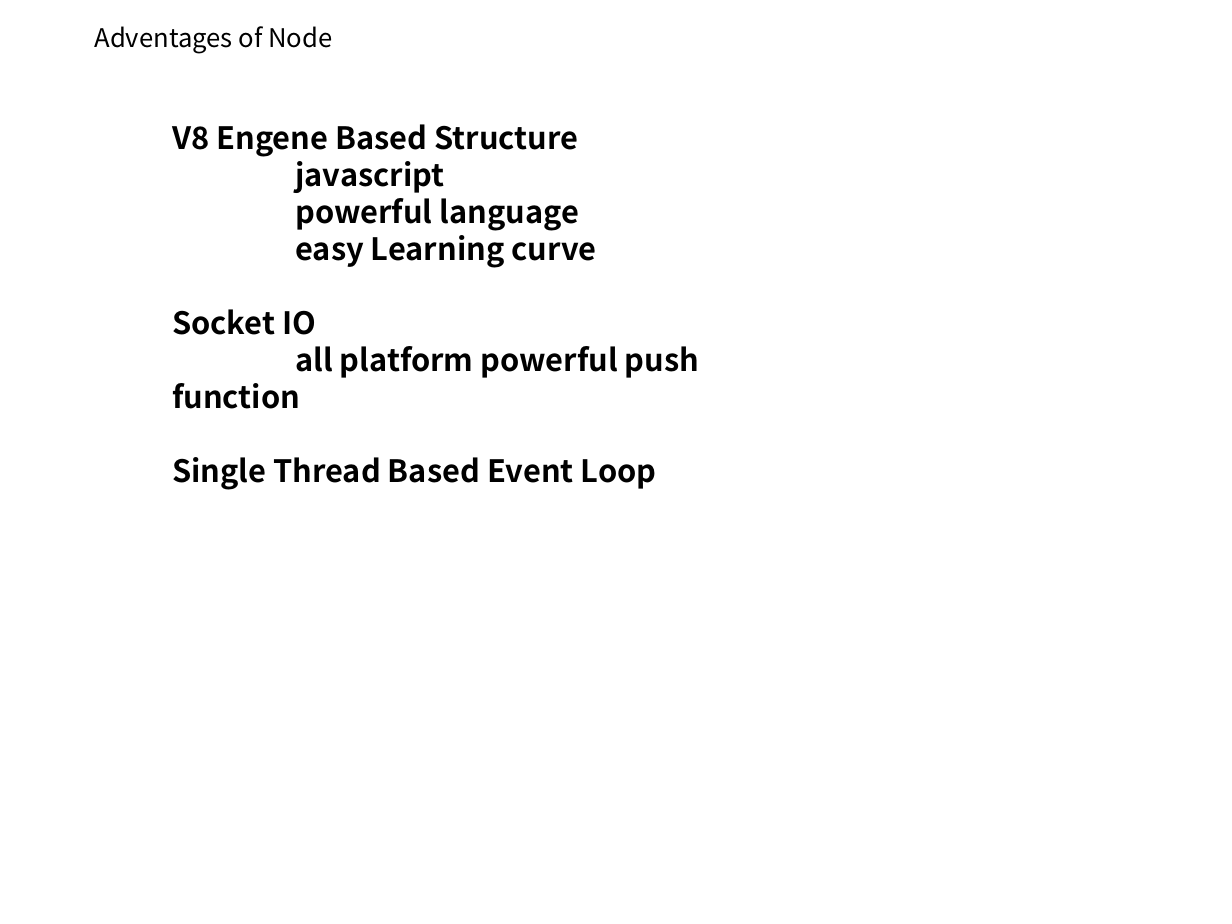
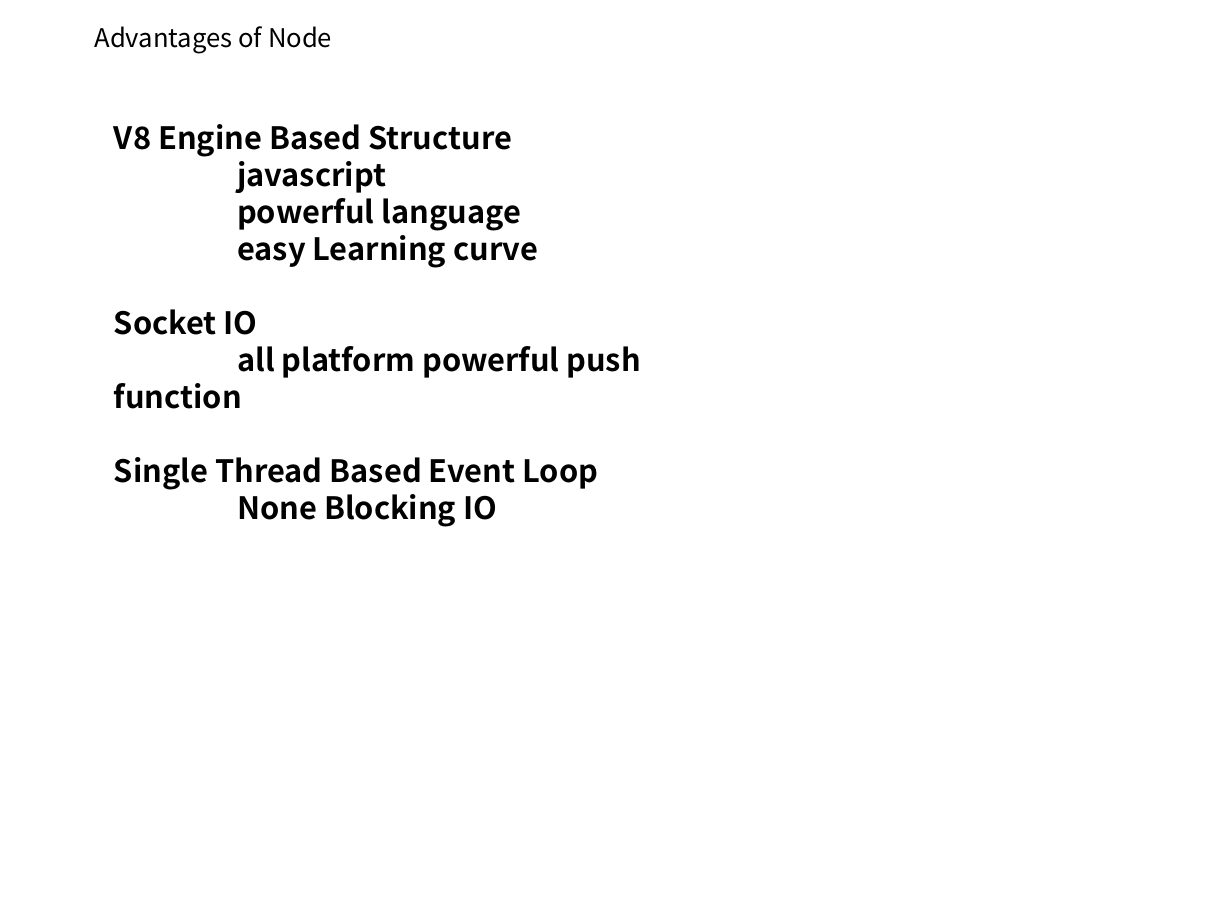
Before and after one commit to zipdrv85/vueStudy, a slide deck: slide 4 of doc/3주차 스터디 NODE.pptx (slide 3 before the commit). Drawn at 1232x924 pixels with LibreOffice and Linux fonts; fonts in the diff are those of the drawing; background and template pictures are left out. Boxes give left, top, right and bottom in pixels: in the first picture for what was removed or moved away, otherwise in the second. Text is boxed around its words. In the diff, an @@ line names an element or a change of style, - is before the commit and + after.

Commit message:
ppt update

```diff
--- a/doc/3주차 스터디 NODE.pptx
+++ b/doc/3주차 스터디 NODE.pptx
@@ text at (94,26,332,54): text changed @@
-Adventages of Node
+Advantages of Node
@@ text "V8 Engine Based Structure": place and size @@
-text "V8 Engine Based Structure" at (172,124,699,490)
+text "V8 Engine Based Structure" at (114,124,641,527)
@@ text at (114,124,512,157): text changed @@
-V8 Engene Based Structure
+V8 Engine Based Structure
@@ text at (237,494,497,527): paragraph added @@
+None Blocking IO
```
Also in this commit, not shown: 3 other slides changed, 6 slides added.
